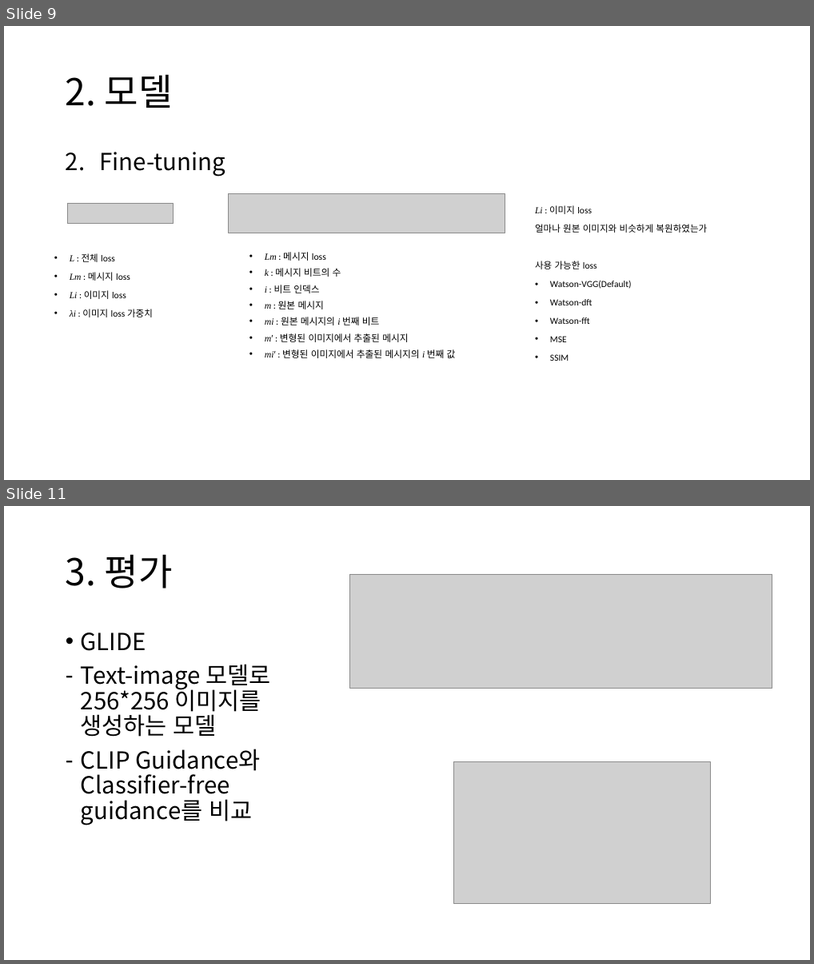
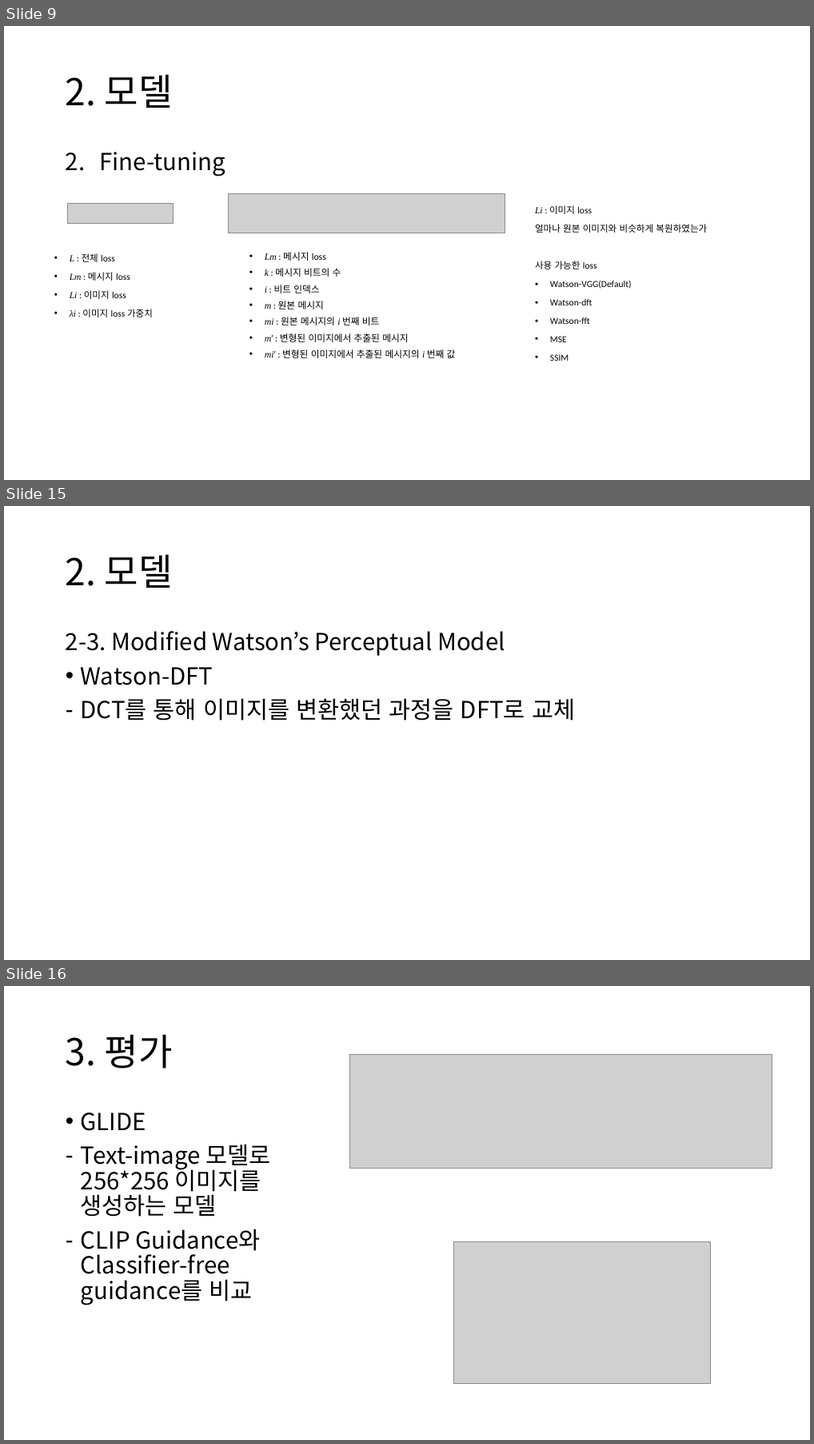
Before and after one commit to chroion/paper-review, a slide deck: The Stable Signature Rooting Watermarks in Latent Diffusion Models/Rooting Watermarks in Latent Diffusion Models.pptx. Shown one above the other, each under a label of ours: slides 9 and 11 before the commit, slides 9, 15 and 16 after it; the slides between them are not shown. The pictures are 814x964 and 814x1444 pixels, drawn with LibreOffice and Linux fonts; fonts in the diff are those of the drawing; grey boxes stand for pictures. Boxes give left, top, right and bottom in pixels: in the first picture for what was removed or moved away, otherwise in the second. Text is boxed around its words. In the diff, an @@ line names an element or a change of style, - is before the commit and + after.

```diff
--- a/The Stable Signature Rooting Watermarks in Latent Diffusion Models/Rooting Watermarks in Latent Diffusion Models.pptx
+++ b/The Stable Signature Rooting Watermarks in Latent Diffusion Models/Rooting Watermarks in Latent Diffusion Models.pptx
@@ slide 15 added at [4,506,810,960], background #FFFFFF @@
@@ title added at [66,555,173,588], 44 pt, text #000000 @@
+2. 모델
@@ text added at [66,631,575,720], 28 pt, text #000000 @@
+2-3. Modified Watson’s Perceptual Model
+• Watson-DFT
+– DCT를 통해 이미지를 변환했던 과정을 DFT로 교체
@@ what was slide 11 is now slide 16 @@
```
Also in this commit, not shown: 1 slide changed, 4 other slides added, 4 other files.
